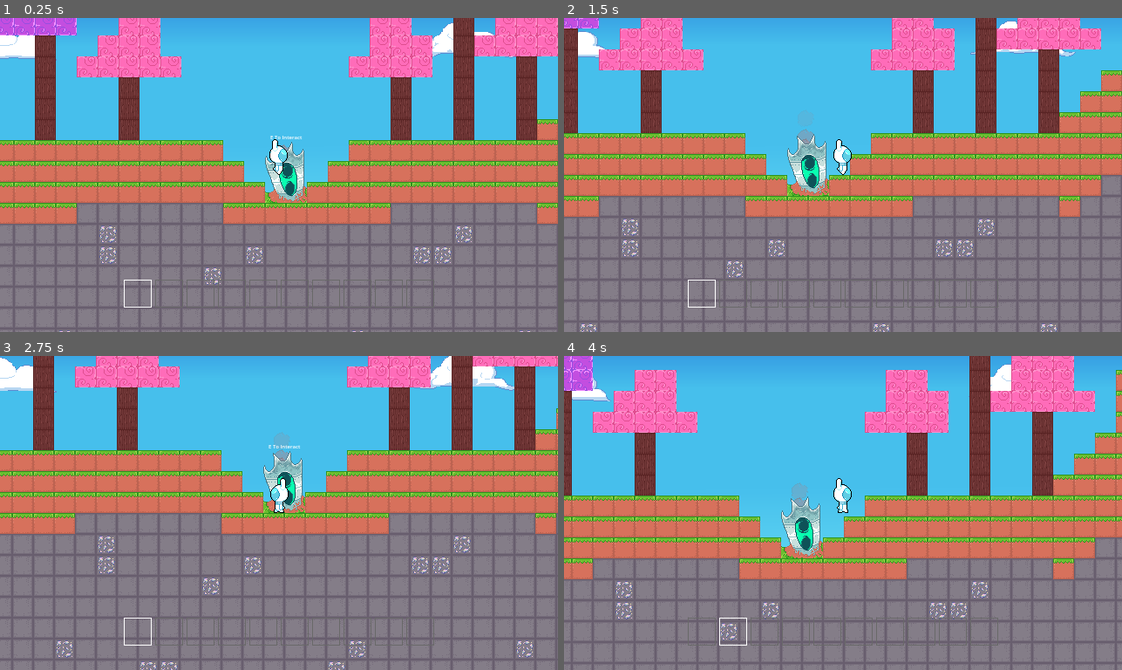
Above: before the commit, frames 1-4 (two rows, left to right).
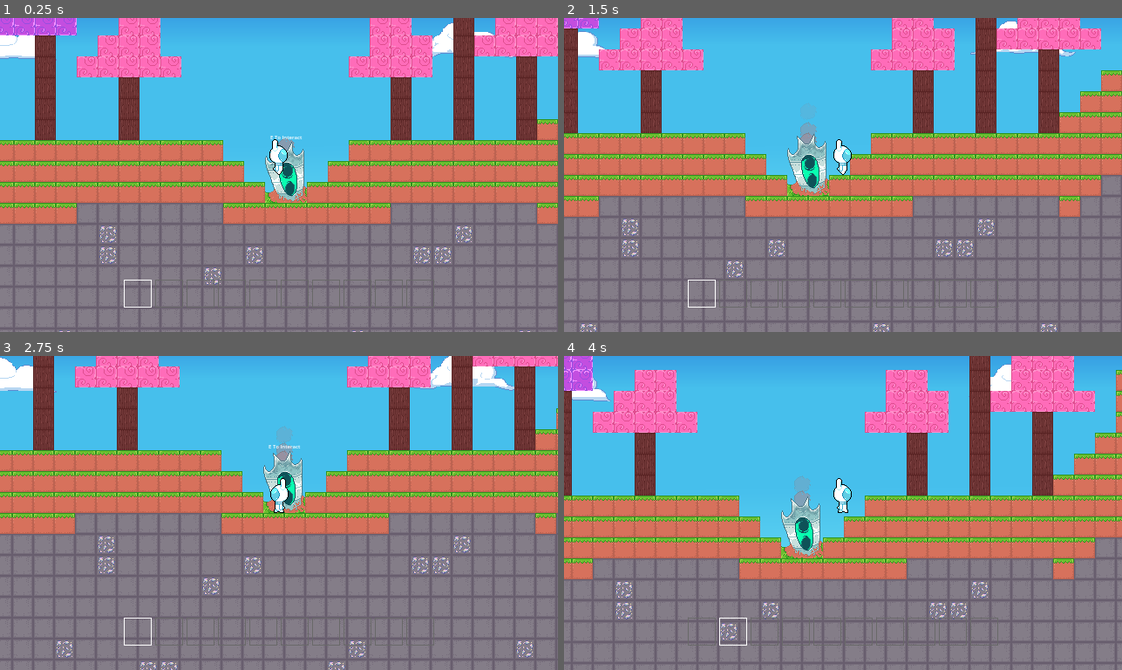
Above: after the commit, the same moments.

Repository: GriffinRio/Game-likeJam10
Game: Godot game, scene res://main.tscn
Two runs of this game, one before a commit and one after it. Both use one fixed random seed, a clock stepped at 60 frames per second and the inputs below.
Inputs (mouse positions are in pixels of both pictures, inside the frame that each line leads up to):
- Up to frame 1 (0.25 s): no input
- Up to frame 2 (1.5 s): move the mouse to (965, 159) at 0.52 s; hold D (Move_Right) from 0.53 s (still down); click (965, 159) at 0.6 s; tap W (Jump) at 0.77 s; move the mouse to (731, 190) at 1.27 s; tap 1 (Direct_Item_Switch) at 1.35 s
- Up to frame 3 (2.75 s): tap W (Jump) at 1.52 s; move the mouse to (334, 443) at 2.02 s; release D (Move_Right) at 2.03 s; hold A (Move_Left) from 2.03 s (still down); hold E (Interact) from 2.03 s (still down)
- Up to frame 4 (4 s): move the mouse to (815, 575) at 2.77 s; release A (Move_Left) at 2.78 s; release E (Interact) at 2.78 s; hold D (Move_Right) from 2.78 s (still down); right-click (815, 575) at 2.85 s; tap W (Jump) at 3.02, 3.77 s; move the mouse to (1010, 560) at 3.52 s; hold Mouse wheel down (Switch_Item_Down) from 3.53 s (still down)

The runs differ from the first frame. In frame 1, less than 0.1% of the frame differs, in the area x 49-53%, y 38-42%; in frame 2, 0.1%; in frame 3, 0.1%; in frame 4, 0.2%, in the area x 40-45%, y 38-47%.

Commit message:
updated visiuals of spaceship particles

Diff:
--- a/gameLikeJam10/Environment/space_ship.tscn
+++ b/gameLikeJam10/Environment/space_ship.tscn
@@ -2,6 +2,7 @@
 
 [ext_resource type="Script" uid="uid://bww0uuk3rffd4" path="res://Environment/space_ship.gd" id="1_mdsso"]
 [ext_resource type="Texture2D" uid="uid://clpcu1gijfvf6" path="res://Assets/Art/Ship.png" id="2_s24tf"]
+[ext_resource type="Texture2D" uid="uid://dh6d72wrcwynf" path="res://Assets/Art/smoke.png" id="3_0tio3"]
 
 [sub_resource type="RectangleShape2D" id="RectangleShape2D_s24tf"]
 size = Vector2(48, 72)
@@ -11,6 +12,17 @@
 
 [sub_resource type="LabelSettings" id="LabelSettings_mdsso"]
 font_size = 6
+
+[sub_resource type="Gradient" id="Gradient_wpbyx"]
+colors = PackedColorArray(1, 1, 1, 1, 1, 1, 1, 0)
+
+[sub_resource type="GradientTexture1D" id="GradientTexture1D_ycdy4"]
+gradient = SubResource("Gradient_wpbyx")
+
+[sub_resource type="ParticleProcessMaterial" id="ParticleProcessMaterial_fushm"]
+particle_flag_disable_z = true
+gravity = Vector3(0, -98, 0)
+color_ramp = SubResource("GradientTexture1D_ycdy4")
 
 [node name="RigidBody2D" type="RigidBody2D" unique_id=627576221]
 collision_layer = 0
@@ -51,5 +63,12 @@
 position = Vector2(0, -36)
 texture = ExtResource("2_s24tf")
 
+[node name="GPUParticles2D" type="GPUParticles2D" parent="." unique_id=1824989113]
+z_index = -2
+position = Vector2(-1, -62)
+amount = 3
+texture = ExtResource("3_0tio3")
+process_material = SubResource("ParticleProcessMaterial_fushm")
+
 [connection signal="body_entered" from="Area2D" to="." method="_on_area_2d_body_entered"]
 [connection signal="body_exited" from="Area2D" to="." method="_on_area_2d_body_exited"]
--- a/gameLikeJam10/UI/crafting.tscn
+++ b/gameLikeJam10/UI/crafting.tscn
@@ -14,6 +14,7 @@
 [ext_resource type="Resource" uid="uid://co3lrqqcaeude" path="res://Resources/Items/ItemTools/iron_shov.tres" id="12_70bub"]
 
 [node name="Crafting" type="Control" unique_id=1377148634]
+visible = false
 custom_minimum_size = Vector2(256, 100)
 layout_mode = 3
 anchors_preset = 0
--- a/gameLikeJam10/main.tscn
+++ b/gameLikeJam10/main.tscn
@@ -9,19 +9,7 @@
 [ext_resource type="PackedScene" uid="uid://dnp8py6gtxupb" path="res://UI/crafting.tscn" id="7_272bh"]
 [ext_resource type="Texture2D" uid="uid://bu6d2d4n0lcxb" path="res://Assets/Art/BackgroundLayer_1.png" id="8_5vw27"]
 [ext_resource type="Texture2D" uid="uid://drdlmnwyothnc" path="res://Assets/Art/BackgroundLayer_3.png" id="10_4c57u"]
-[ext_resource type="Texture2D" uid="uid://dh6d72wrcwynf" path="res://Assets/Art/smoke.png" id="10_efxa6"]
 [ext_resource type="Texture2D" uid="uid://cbjyavgj6vo60" path="res://Assets/Art/BigFuckingWorm.png" id="11_efxa6"]
-
-[sub_resource type="Gradient" id="Gradient_dg77c"]
-colors = PackedColorArray(1, 1, 1, 1, 1, 1, 1, 0)
-
-[sub_resource type="GradientTexture1D" id="GradientTexture1D_ycdy4"]
-gradient = SubResource("Gradient_dg77c")
-
-[sub_resource type="ParticleProcessMaterial" id="ParticleProcessMaterial_w48qg"]
-particle_flag_disable_z = true
-gravity = Vector3(0, -98, 0)
-color_ramp = SubResource("GradientTexture1D_ycdy4")
 
 [node name="Main" type="Node2D" unique_id=1355193467]
 script = ExtResource("1_h2yge")
@@ -58,6 +46,10 @@
 anchor_top = 0.5
 anchor_right = 0.5
 anchor_bottom = 0.5
+offset_left = -128.0
+offset_top = -50.0
+offset_right = 128.0
+offset_bottom = 50.0
 grow_horizontal = 2
 grow_vertical = 2
 
@@ -84,13 +76,6 @@
 scale = Vector2(0.82545567, 0.8215856)
 texture = ExtResource("10_4c57u")
 
-[node name="GPUParticles2D" type="GPUParticles2D" parent="." unique_id=970968443]
-z_index = -2
-position = Vector2(308, 210)
-amount = 3
-texture = ExtResource("10_efxa6")
-process_material = SubResource("ParticleProcessMaterial_w48qg")
-
 [node name="BigFuckingWorm" type="Sprite2D" parent="." unique_id=2064776359]
 position = Vector2(297.00003, 175.00002)
 scale = Vector2(1.2727274, 1.4166666)
